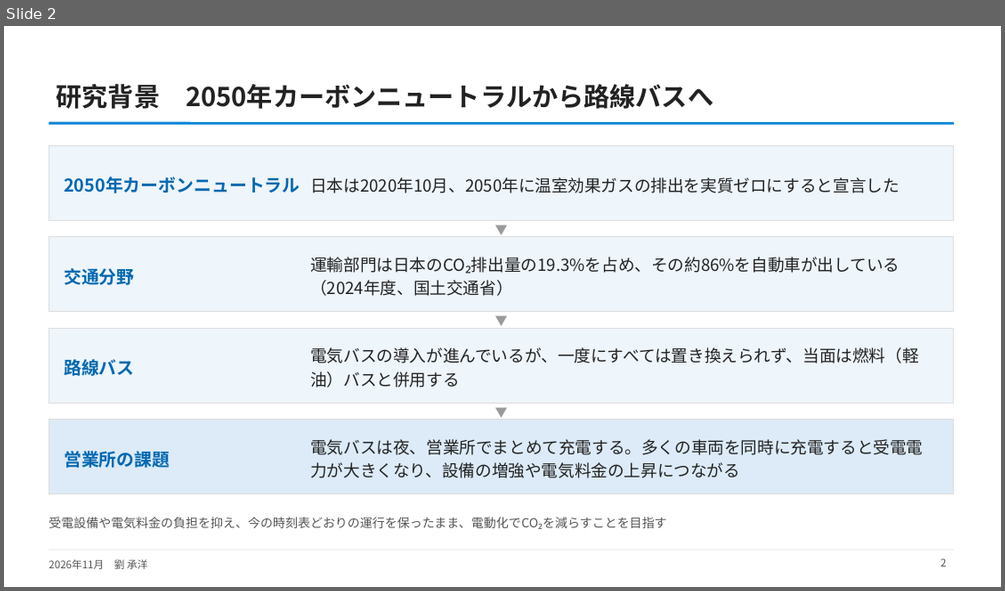
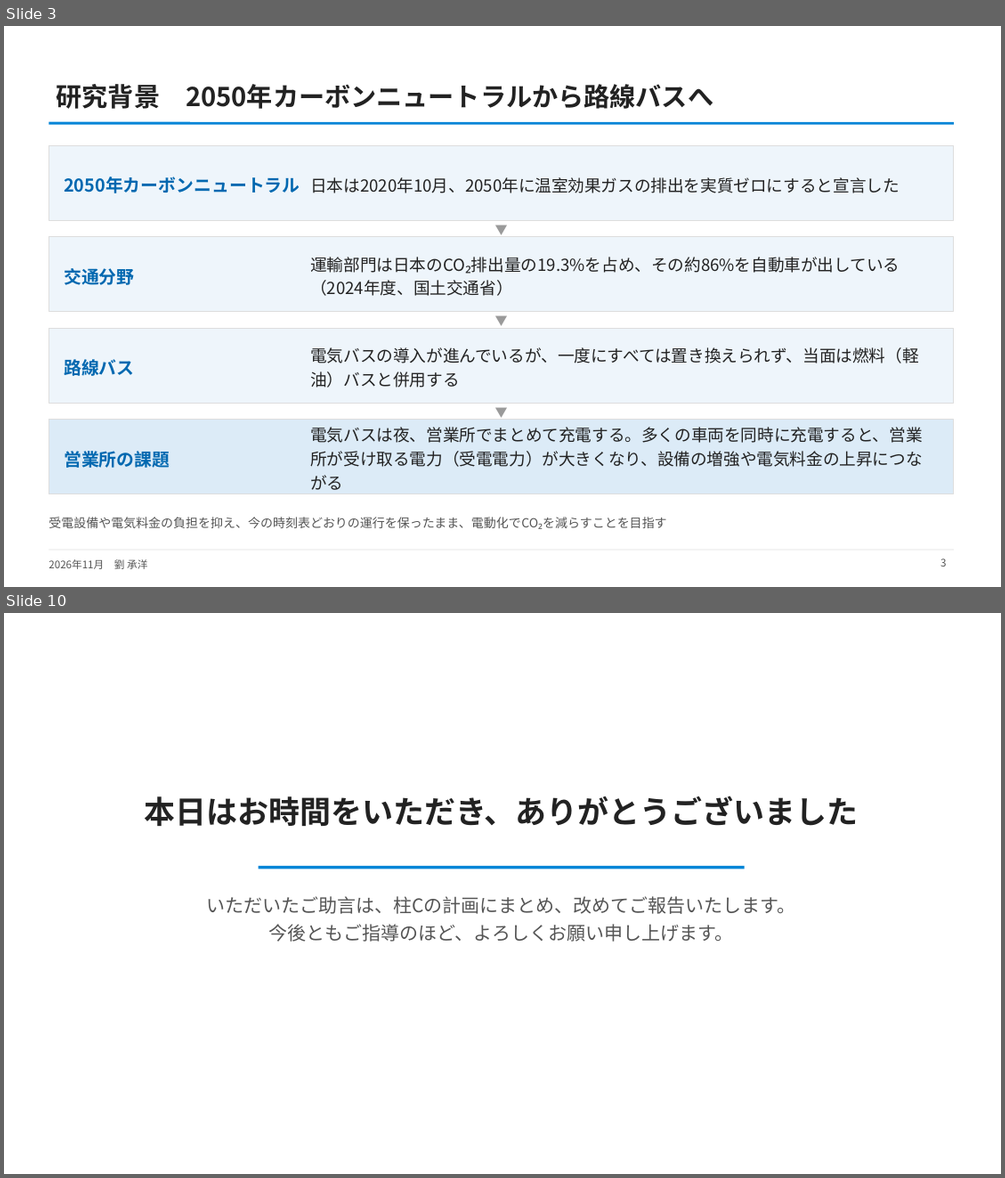
Before and after one commit to CYLIU2003/master-course, a slide deck: outcome/2026-11-16_nishiyama_consult/西山先生へのご相談_最新結果と3本目の柱.pptx. Shown one above the other, each under a label of ours: slide 2 before the commit, slides 3 and 10 after it; the slides between them are not shown. The pictures are 1005x591 and 1005x1178 pixels, drawn with LibreOffice and Linux fonts; fonts in the diff are those of the drawing. Boxes give left, top, right and bottom in pixels: in the first picture for what was removed or moved away, otherwise in the second. Text is boxed around its words. In the diff, an @@ line names an element or a change of style, - is before the commit and + after.

```diff
--- a/outcome/2026-11-16_nishiyama_consult/西山先生へのご相談_最新結果と3本目の柱.pptx
+++ b/outcome/2026-11-16_nishiyama_consult/西山先生へのご相談_最新結果と3本目の柱.pptx
@@ slide 10 added at (x1=4, y1=613, x2=1001, y2=1174), background #FFFFFF @@
@@ text added at (x1=144, y1=795, x2=858, y2=826), 30 pt, text #222222, bold @@
+本日はお時間をいただき、ありがとうございました
@@ line added from (259, 868) to (744, 868), #0485D7 3 pt @@
@@ text added at (x1=206, y1=896, x2=795, y2=941), 18 pt, text #555555 @@
+いただいたご助言は、柱Cの計画にまとめ、改めてご報告いたします。
+今後ともご指導のほど、よろしくお願い申し上げます。
@@ what was slide 2 is now slide 3 @@
@@ slide 3 changed as well @@
@@ text at (x1=310, y1=426, x2=922, y2=490): text changed @@
-電気バスは夜、営業所でまとめて充電する。多くの車両を同時に充電すると受電電力が大きくなり、設備の増強や電気料金の上昇につながる
+電気バスは夜、営業所でまとめて充電する。多くの車両を同時に充電すると、営業所が受け取る電力（受電電力）が大きくなり、設備の増強や電気料金の上昇につながる
@@ page number at (x1=940, y1=558, x2=946, y2=566): text changed @@
-2
+3
```
Also in this commit, not shown: 10 other slides changed, 2 other slides added, 1 slide removed, 2 other files.
